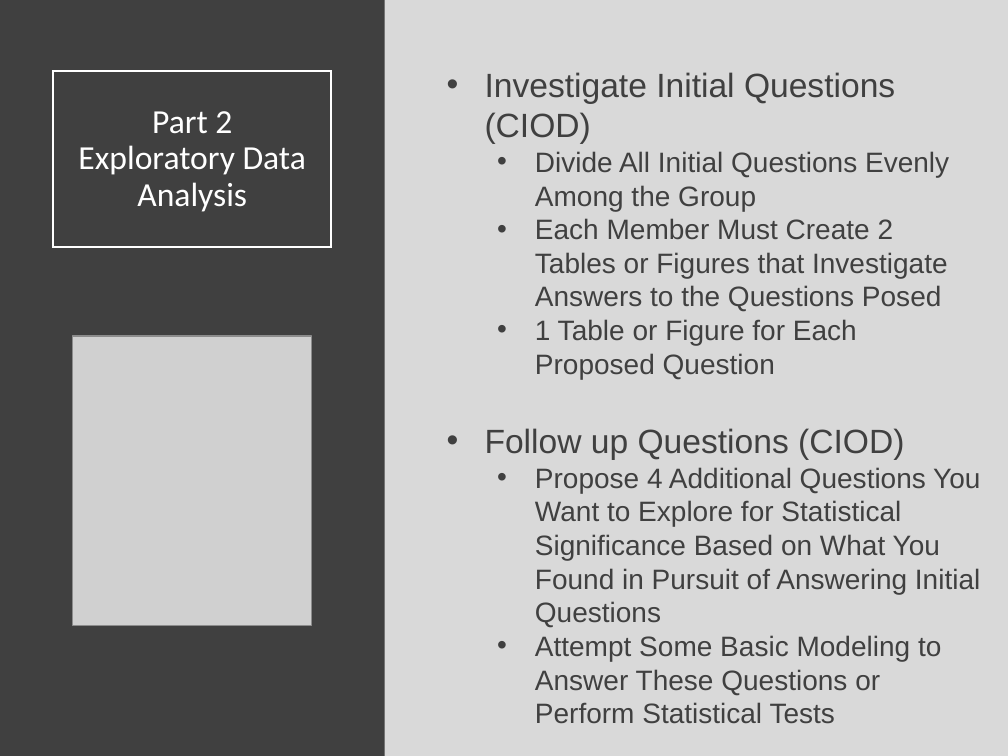
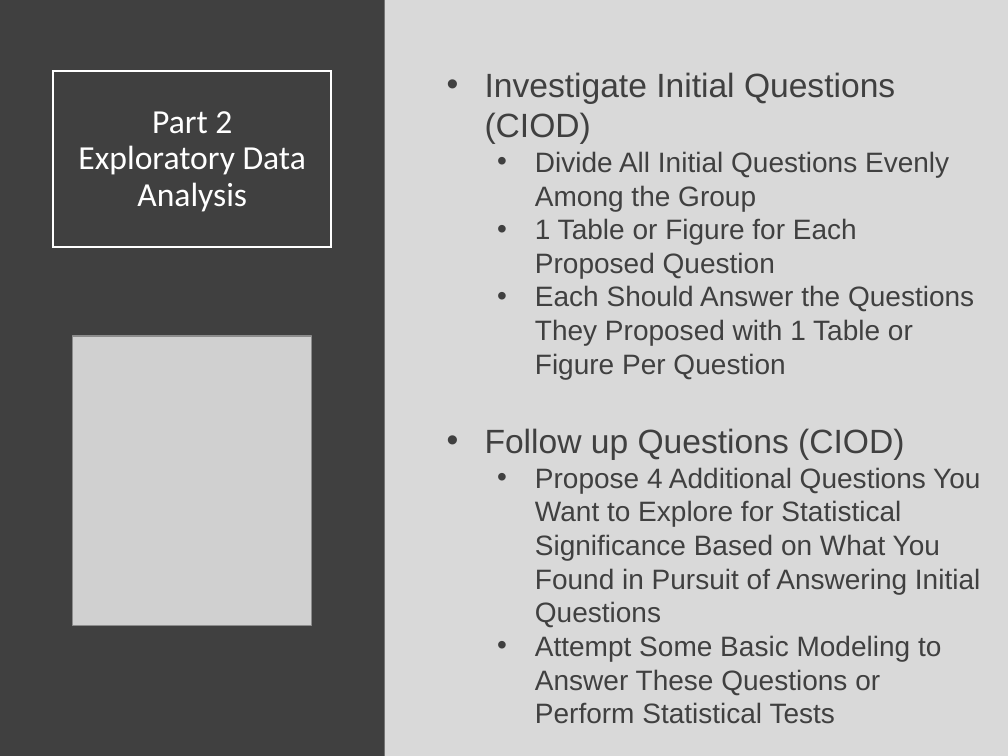
Before and after one commit to SuperMarioGiacomazzo/STOR320_WEBSITE, a slide deck: slide 12 of Lecture/Final Project 1/Final_Project_1_Lecture.pptx. Drawn at 1008x756 pixels with LibreOffice and Linux fonts; fonts in the diff are those of the drawing; grey boxes stand for pictures. Boxes give left, top, right and bottom in pixels: in the first picture for what was removed or moved away, otherwise in the second. Text is boxed around its words. In the diff, an @@ line names an element or a change of style, - is before the commit and + after.

```diff
--- a/Lecture/Final Project 1/Final_Project_1_Lecture.pptx
+++ b/Lecture/Final Project 1/Final_Project_1_Lecture.pptx
@@ text at (x1=535, y1=218, x2=947, y2=311): paragraph removed @@
-  • Each Member Must Create 2 Tables or Figures that Investigate Answers to the Questions Posed
@@ text at (x1=535, y1=285, x2=974, y2=379): paragraph added @@
+  • Each Should Answer the Questions They Proposed with 1 Table or Figure Per Question
```
Also in this commit, not shown: 3 other slides changed, 8 other files.
